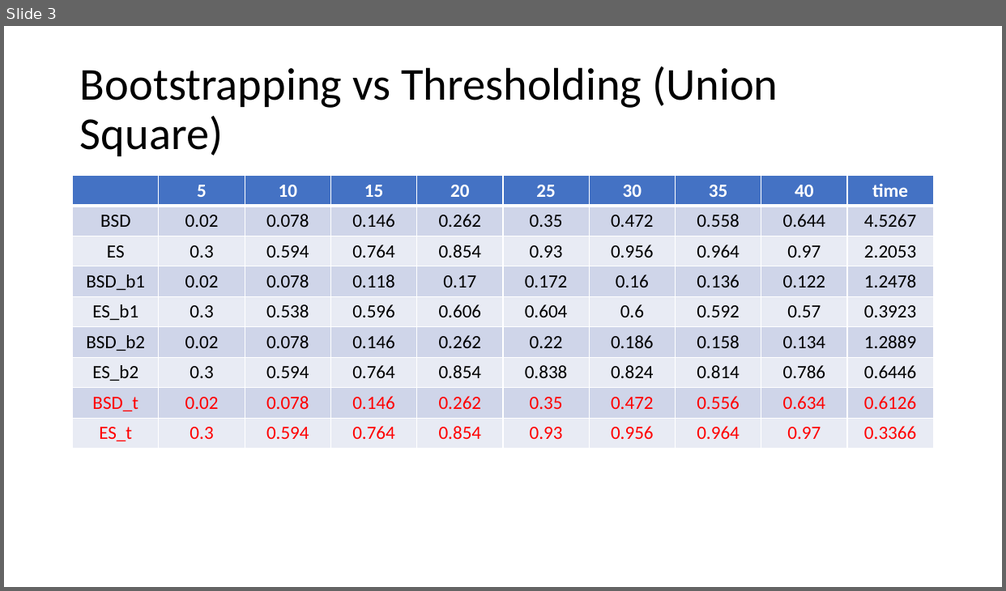
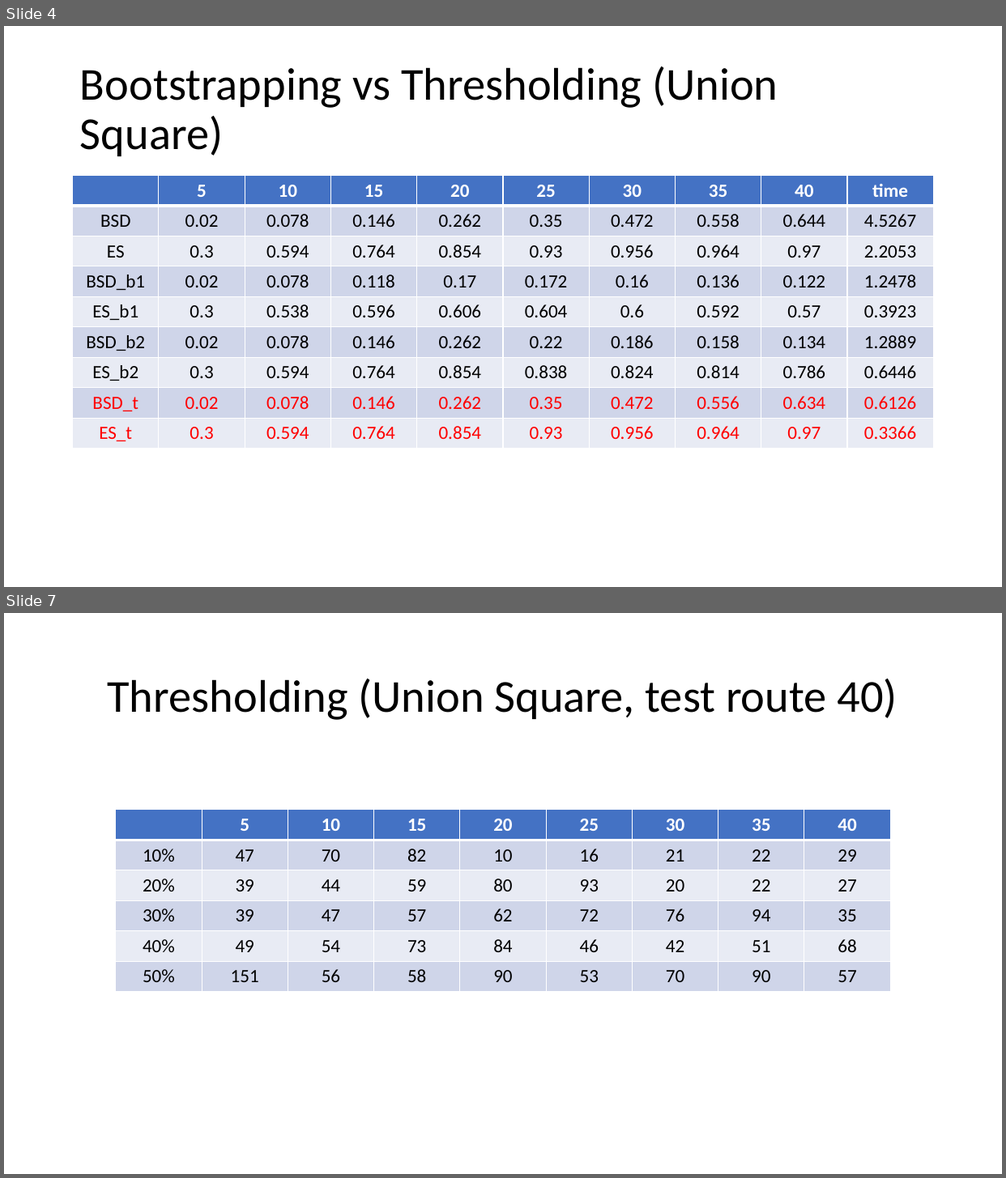
Before and after one commit to 0b3d/route-finder, a slide deck: Speedup_localisation.pptx. Shown one above the other, each under a label of ours: slide 3 before the commit, slides 4 and 7 after it; the slides between them are not shown. The pictures are 1006x591 and 1006x1178 pixels, drawn with LibreOffice and Linux fonts; fonts in the diff are those of the drawing. Boxes give left, top, right and bottom in pixels: in the first picture for what was removed or moved away, otherwise in the second. Text is boxed around its words. In the diff, an @@ line names an element or a change of style, - is before the commit and + after.

```diff
--- a/Speedup_localisation.pptx
+++ b/Speedup_localisation.pptx
@@ slide 7 added at [4, 613, 1002, 1174], background #FFFFFF @@
@@ title added at [108, 679, 897, 720], 44 pt, text #000000 @@
+Thresholding (Union Square, test route 40)
@@ table added at [116, 810, 890, 992], 6 rows, 9 columns @@
+ | 5 | 10 | 15 | 20 | 25 | 30 | 35 | 40
+10% | 47 | 70 | 82 | 10 | 16 | 21 | 22 | 29
+20% | 39 | 44 | 59 | 80 | 93 | 20 | 22 | 27
+30% | 39 | 47 | 57 | 62 | 72 | 76 | 94 | 35
+40% | 49 | 54 | 73 | 84 | 46 | 42 | 51 | 68
+50% | 151 | 56 | 58 | 90 | 53 | 70 | 90 | 57
@@ what was slide 3 is now slide 4 @@
```
Also in this commit, not shown: 1 slide changed, 3 other slides added, 1 slide removed.
